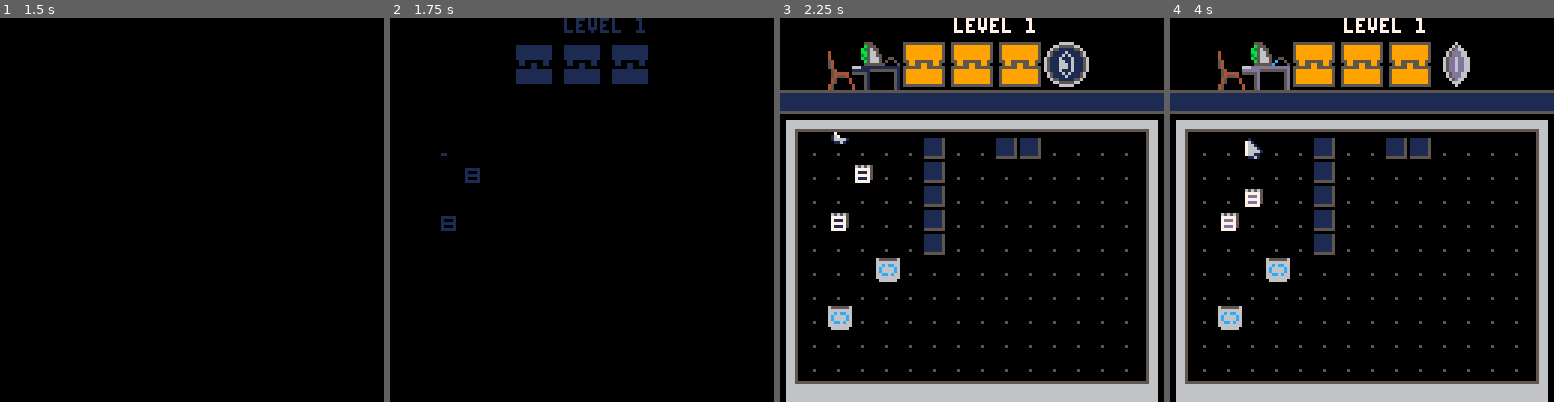
Above: before the commit, frames 1-4 (left to right).
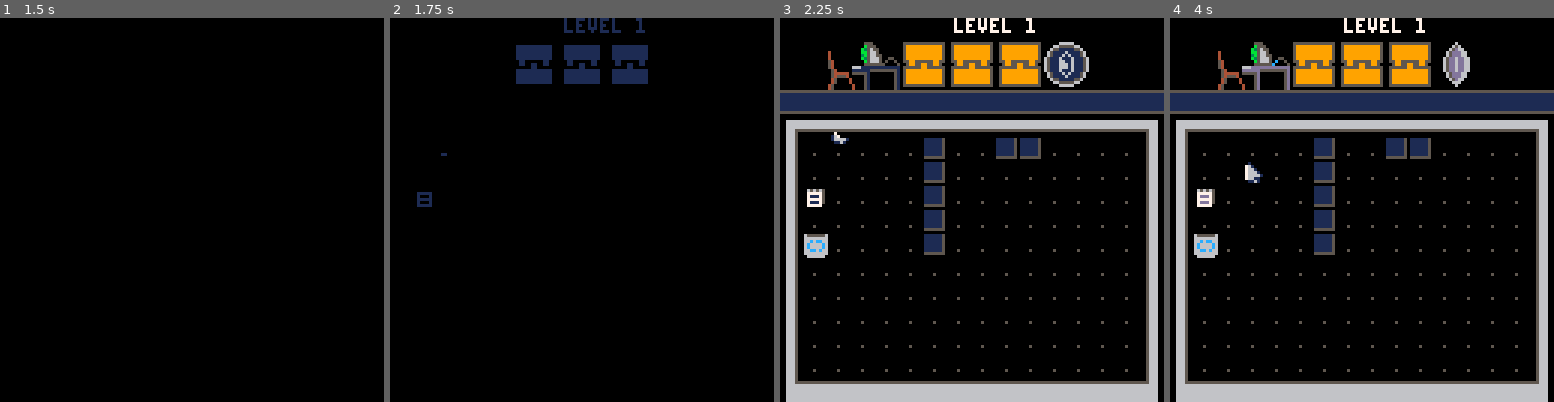
Above: after the commit, the same moments.

Repository: jacobneal65/sokovirus-pico8
Game: PICO-8 cartridge mysoko.p8
The game is run twice, just before and just after one commit, with the same random seed, the same clock (stepped at 60 frames per second) and the same inputs.
Inputs:
- Up to frame 1 (1.5 s): tap X (X key) at 0.33, 1.07 s; tap O (Z key) at 0.7 s
- Up to frame 2 (1.75 s): hold Right from 1.6 s (still down); tap O (Z key) at 1.7 s
- Up to frame 3 (2.25 s): tap X (X key) at 1.85 s; release Right at 2.1 s; tap O (Z key) at 2.1 s; hold Up from 2.15 s (still down)
- Up to frame 4 (4 s): release Up at 2.42 s; hold Right 2.47-3.03 s; tap O (Z key) every 0.4 s from 2.5 to 3.7 s; tap X (X key) at 2.97 s; hold Left 3.08-3.58 s; hold Down 3.63-3.97 s

Frame 1 is identical in both runs. In frame 2, 0.3% of the frame differs, in the area x 7-24%, y 39-56%; in frame 3, 1.8%; in frame 4, 2.1%, in the area x 6-32%, y 31-82%.

Commit message:
added drop back to hub

Diff:
--- a/mysoko.p8
+++ b/mysoko.p8
@@ -5,17 +5,14 @@
 
 --sprite flags
 --0:wall
---1:goal
---2:
+--1:
 
 function _init()
 	t=0
 	fadeperc=1
-	cam_y=0
-	cam_x=0
 	debug={}
-	level=0
-	completed_worlds={0,0,0}
+	cam_x,cam_y=0,0
+
 
 	p_ani=112
 	--normal,squish up, squish right
@@ -27,18 +24,17 @@
 	goaltles={22,23,24,25}
 
 	dpal={0,1,1,2,1,13,6,4,4,9,3,13,1,13,14}
-	--FUTURE: CHANGE ARRAYS TO HAVE
-	--{START_ANI,#IN_ANI,SPEED}
-	--SPEED CAN CHANGE DIV TO SLOW
-	--OR SPEED ANIMATION
 
 	dirx={-1,1,0,0,1,1,-1,-1}
 	diry={0,0,-1,1,-1,1,1,-1}
 
 	box={}
 	goal={}
-	lock={0,0,0}
-	slock=4--SIZE of LOCK+GOAL
+	lock={0,0,0}--keeps track of lock animations
+	level=0
+	completedworlds={0,0,0}
+
+	worldlevels=4--SIZE of LOCK+GOAL
 
 	slbx=nil --SLIDE BOX
 
@@ -52,8 +48,8 @@
 	p_x,p_y=22,10
 	p_ox,p_oy=0,0--PLAYER OFFSET
 	--OFFSET ALLOWS PLAYER TO SLIDE
- --INTO A GIVEN SPOT WITHOUT
- --LOSING POSITION
+	--INTO A GIVEN SPOT WITHOUT
+	--LOSING POSITION
 
 	p_flp=false
 	p_mov=nil
@@ -62,9 +58,8 @@
 	wind={}--WINDOW ARRAY
 	talkwind=nil
 	--SET THE LEVEL
-	--0,4,8=LEVEL 1,5,9
 	--(THE UPD LEVEL INCREASES THE NUMBER BY 1)
-	level=hubsel*4
+	level=hubsel*4--0,4,8=LEVEL 1,5,9
 
 	_upd=upd_level
 	_drw=draw_game
@@ -92,7 +87,22 @@
 	end
 	if checksolved() then
 		--end level
-		_upd=upd_level
+		if level%worldlevels == 0 then
+			--end of world
+			if level<5 then
+				completedworlds[1]=1
+				init_hub()
+			elseif level<9 then
+				completedworlds[2]=1
+				init_hub()
+			else
+				completedworlds[3]=1
+				init_hub()
+			end
+		else
+			_upd=upd_level
+		end
+
 		fadeout(0.5)
 		--sfx(54)
 	end
@@ -225,7 +235,7 @@
 end
 
 function drawlock()
-	for i=1,slock-1 do
+	for i=1,worldlevels-1 do
 		local _spr
 		if lock[i]==1 then
 			_spr=70
@@ -400,7 +410,6 @@
  if 0<=_btn and _btn<4 then
 	 moveplayer(dirx[_btn+1],diry[_btn+1])
  end
- --menu button
 end
 
 function checksolved()
@@ -423,8 +432,7 @@
 
 
 function upd_level()
-	--change camera 17*8=136
-	modlvl=level%slock
+	modlvl=level%worldlevels
 	level+=1
 	debug[1]="level "..level
 
@@ -583,6 +587,8 @@
 function drw_menu()
 	cls()
 	oprint8("press ❎ to start",30,50+sin(time()),7,13)
+	--oprint8("❎",wx+ww-15,wy-1+sin(time()),6,0)
+
 end
 
 -->8
@@ -673,6 +679,7 @@
 -->8
 --hub
 function init_hub()
+	camera(0,0)
 	_upd=upd_hub
 	_drw=drw_hub
 	hubsel=0
@@ -708,18 +715,16 @@
 function drw_hub()
 	cls()
 	map()
+	--sa,ea,delay,spd
 	--draw coin
 	add_grid(37,43,4,4,16*3+cam_x+5*8,cam_y+1*8,2,2)
-	--cursor
-	drawcursor()
-end
-
-function drawcursor()
-	--sa,ea,delay,spd
+	--draw cursor
 	add_ani(2,3,3,10, 8,8*(10+2*(hubsel)), false)
 	draw_bas_ani()
 	drawgrids()
 end
+
+
 
 __gfx__
 000000000000000000000000000000000000000001000010eeeeeeeeeeeeeeeeeeeeeeeeeeeeeeeeeeeeeeeeeeeeeeeeeeeeeeee3bbbbbb30000000000000000
@@ -796,13 +801,13 @@
 0000000000000000000000000000000000000000000000000000000000000000000000000000000000000000000000000000000000000000000000000000000000000000000000000000000000000000000000000000000000000000000000000000000000000000000000000000000000000000000000000000000000000000
 1213131313131313131313131313131400121313131313131313131313131313140012131313131313131313131313131314001213131313131313131313131313131400121313131313131313131313131313140012131313131313131313131313131314001213131313131313131313131313131400000000000000000000
 2200000000000000000000000000002400220101010101100101101001010101240022010101010110010110101001010124002201010101011001100101010101012400220101010101100110010101010101240022010101010110010110100101010124002201010101011001011010101010102400000000000000000000
-2200000000000000000000000000002400220101080101100101010101010101240022080101010110010101010101010124002208010101011001010101010101012400220801010101100101010101010101240022080101010110010101010101010124002208010101011001010101010110012400000000000000000000
-2200000000000000000000000000002400220101010101100101010101010101240022180101010110010101010101010124002218010101011001010101010101012400221801010101100101010101010101240022180101010110010101010101010124002218010101011001010101010101012400000000000000000000
-2223232323232323232323232323232400220108010101100101010101010101240022010101010110010101010101010124002201010101011001010101010101012400220101010101100101010101010101240022010101010110010101010101010124002201010101011001010101010101012400000000000000000000
-2200000000000000000000000000002400220101010101100101010101010101240022010101010110010101010101010124002201010101011001010101010101012400220101010101100101010101010101240022010101010110010101010101010124002201010101011001010101010101012400000000000000000000
-2200150000000000000000000000002400220101011801010101010101010101240022010101010101010101010101010124002201010101010101010101010101012400220101010101010101010101010101240022010101010101010101010101010124002201010101010101010101010101012400000000000000000000
+2200000000000000000000000000002400220101010101100101010101010101240022080101010110010101010101010124002208010101011001010101010101012400220801010101100101010101010101240022080101010110010101010101010124002208010101011001010101010110012400000000000000000000
+2200000000000000000000000000002400220801010101100101010101010101240022180101010110010101010101010124002218010101011001010101010101012400221801010101100101010101010101240022180101010110010101010101010124002218010101011001010101010101012400000000000000000000
+2223232323232323232323232323232400220101010101100101010101010101240022010101010110010101010101010124002201010101011001010101010101012400220101010101100101010101010101240022010101010110010101010101010124002201010101011001010101010101012400000000000000000000
+2200000000000000000000000000002400221801010101100101010101010101240022010101010110010101010101010124002201010101011001010101010101012400220101010101100101010101010101240022010101010110010101010101010124002201010101011001010101010101012400000000000000000000
+2200150000000000000000000000002400220101010101010101010101010101240022010101010101010101010101010124002201010101010101010101010101012400220101010101010101010101010101240022010101010101010101010101010124002201010101010101010101010101012400000000000000000000
 2200000000000000000000000000002400220101010101010101010101010101240022010101010101010101010101010124002201010101010101010101010101012400220101010101010101010101010101240022010101010101010101010101010124002201010101010101010101010101012400000000000000000000
-2200050000000000000000000000002400220118010101010101010101010101240022010101010101010101010101010124002201010101010101010101010101012400220101010101010101010101010101240022010101010101010101010101010124002201010101010101010101010101012400000000000000000000
+2200050000000000000000000000002400220101010101010101010101010101240022010101010101010101010101010124002201010101010101010101010101012400220101010101010101010101010101240022010101010101010101010101010124002201010101010101010101010101012400000000000000000000
 2200000000000000000000000000002400220101010101010101010101010101240022010101010101010101010101010124002201010101010101010101010101012400220101010101010101010101010101240022010101010101010101010101010124002201010101010101010101010101012400000000000000000000
 2200040000000000000000000000002400220101010101010101010101010101240022010101010101010101010101010124002201010101010101010101010101012400220101010101010101010101010101240022010101010101010101010101010124002201010101010101010101010101012400000000000000000000
 3233333333333333333333333333333400323333333333333333333333333333340032333333333333333333333333333334003233333333333333333333333333333400323333333333333333333333333333340032333333333333333333333333333334003233333333333333333333333333333400000000000000000000
